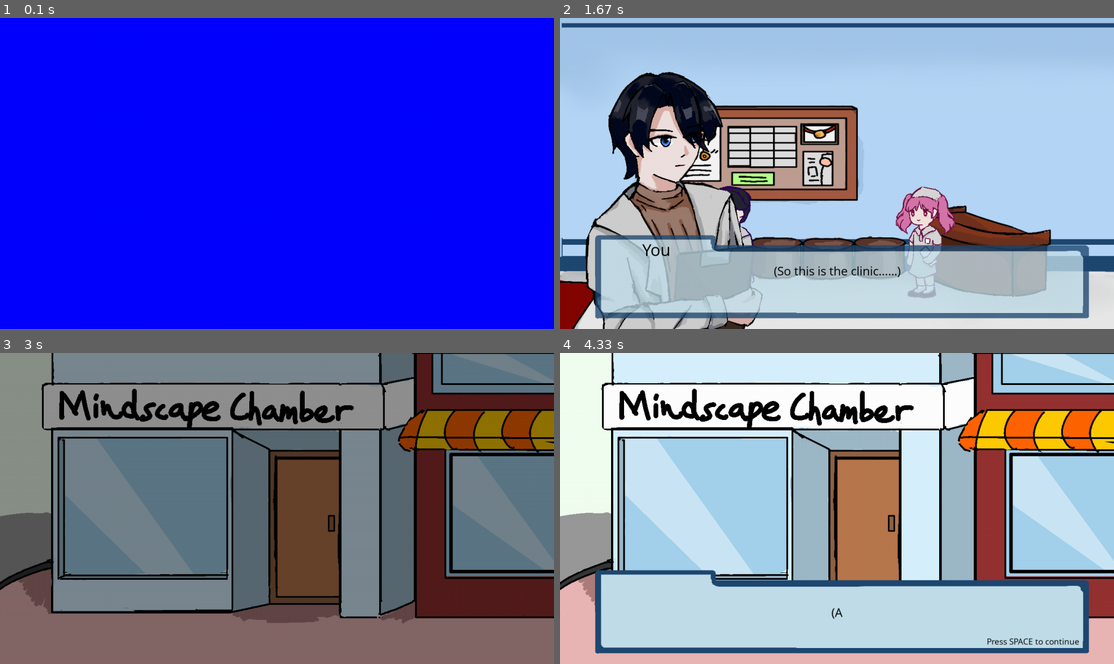
Above: before the commit, frames 1-4 (two rows, left to right).
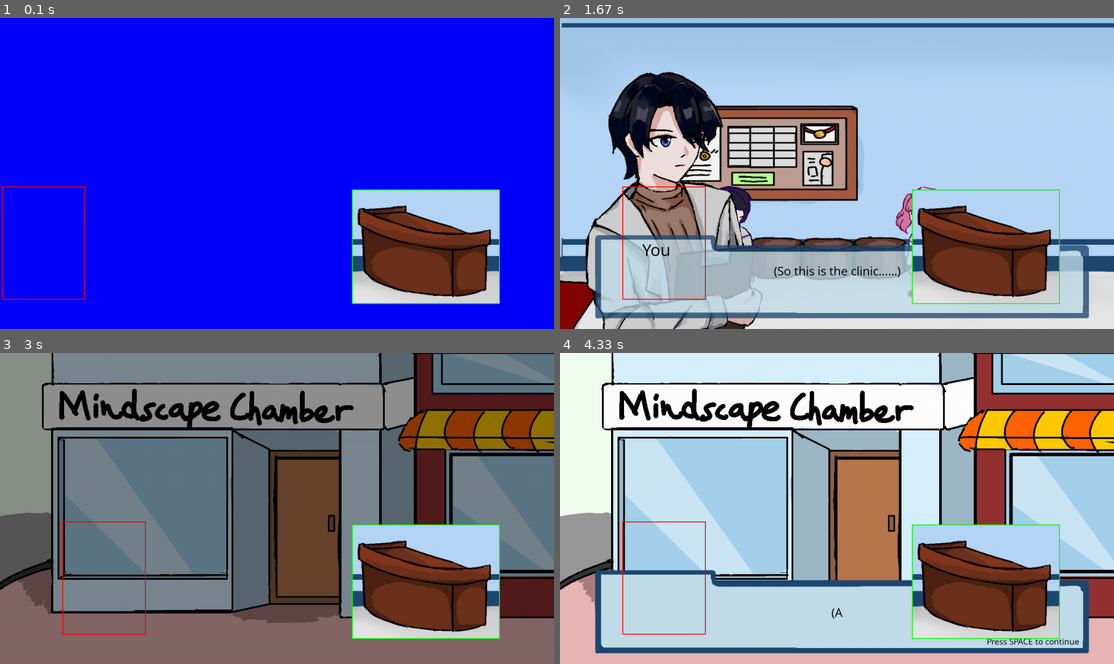
Above: after the commit, the same moments.

Repository: JoyYU271/2510-CSP1123-3-09
Game: pygame game, started from Intro1.py
Two runs of this game, one before a commit and one after it. Both use one fixed random seed, a clock stepped at 60 frames per second and the inputs below.
Inputs:
- Up to frame 1 (0.1 s): no input
- Up to frame 2 (1.67 s): tap L at 0.33 s; hold Q 0.67-1.13 s; hold D 0.67-1.13 s; tap Space at 1.17, 1.5 s
- Up to frame 3 (3 s): tap Space at 1.83 s; tap T at 2.17 s; tap I at 2.5 s
- Up to frame 4 (4.33 s): tap Space at 3.33, 3.73, 4.03, 4.23 s; hold D 3.67-4.13 s; hold A from 4.17 s (still down)

The runs differ from the first frame. In frame 1, 10% of the frame differs, in the area x 0-91%, y 54-93%; in frame 2, 5.8%; in frame 3, 9.5%; in frame 4, 8.3%.

Commit message:
Interactions work, now UI

Diff:
--- a/Intro1.py
+++ b/Intro1.py
@@ -643,11 +643,23 @@
         self.offset.x = self.camera_rect.left - self.camera_borders['left']
         self.offset.y = self.camera_rect.top - self.camera_borders['top']
 
+        #camera speed
+        self.keyboard_speed = 5
+
          # Clamp offset to world bounds
         self.offset.x = max(0, min(self.offset.x, world_width - self.display_surface.get_width()))
         self.offset.y = max(0, min(self.offset.y, world_height - self.display_surface.get_height()))
 
+    def keyboard_control(self):
+        keys = pygame.key.get_pressed()
+        if keys[pygame.K_a]:
+            self.offset.x -= self.keyboard_speed
+        if keys[pygame.K_d]:
+            self.offset.x += self.keyboard_speed
+
     def custom_draw(self,player):
+
+        #self.keyboard_control() to manually move camera, can be for animation?
 
         #self.center_target_camera(player)
         self.box_target_camera(player)
@@ -675,7 +687,7 @@
         }
 
 class InteractableObject(pygame.sprite.Sprite):
-    def __init__(self, name, rect, dialogue_id, start_node, image_path=None, active=True, text=None):
+    def __init__(self, name, position, dialogue_id, start_node, image_path=None, active=True, text=None):
         super().__init__()
 
         self.name = name
@@ -685,13 +697,24 @@
         self.text = text
 
         self.image = pygame.image.load(image_path).convert_alpha() if image_path else None
-        self.rect = rect
+        self.rect = self.image.get_rect(topleft=position)
         self.flip = False #so CameraGroup won't flip items with player
 
     def draw(self, surface, offset):
         if self.image:
-            offset_rect =self.rect.topleft - offset
+            offset_rect = self.rect.move(-offset[0], -offset[1])
             surface.blit(self.image, offset_rect)
+
+            pygame.draw.rect(surface, (0, 255, 0), offset_rect, 2)
+
+            padded_rect = player.rect.inflate(10,10)
+            near_obj = check_object_interaction(padded_rect, interactable_objects)
+            if near_obj:
+                font = pygame.font.Font(None, 24)
+                text = font.render("Press Q to interact", True, (0, 0, 0), (255, 255, 255))
+                for obj in near_obj:
+                    screen_pos = obj.rect.move(-offset[0], -offset[1])
+                    surface.blit(text, (screen_pos.centerx - text.get_width() // 2, screen_pos.top - 20))
 
     # def interaction(self):
     #     if self.dialogue_id:
@@ -706,7 +729,6 @@
 for obj_id, obj_info in object_data.items():
     name=obj_info["name"]
     pos = obj_info["position"]
-    size = obj_info["size"]
     image = obj_info.get("image")
     image_path_str=image_path.get(image, None)
     dialogue_id=obj_info["dialogue_id"]
@@ -714,9 +736,7 @@
     active=obj_info.get("active", True)
     text = obj_info.get("text")
 
-    rect = pygame.Rect(pos[0], pos[1], size[0], size[1])
-
-    obj = InteractableObject(name, rect, dialogue_id, start_node, image_path=image_path_str, active=active, text=text)
+    obj = InteractableObject(name, pos, dialogue_id, start_node, image_path=image_path_str, active=active, text=text)
     camera_group.add(obj)
     interactable_objects.append(obj)
 
@@ -777,8 +797,8 @@
 
                 if event.type == pygame.KEYDOWN and event.key == pygame.K_q:
                     interacted_obj = check_object_interaction(player.rect, interactable_objects)
-                    if interacted_obj:
-                        print(f"Interacted with {interacted_obj[1].name}")
+                    for obj in interacted_obj:
+                        print(f"Interacted with {obj.name}")
 
             if currentState == 'level':
                 dean = next(npc for npc in self.npc_manager.npcs if npc.name == "Dean")
@@ -787,13 +807,19 @@
             else:
                 self.states[currentState].run()
 
-            padded_rect = player.rect.inflate(10,10)
-            near_obj = check_object_interaction(padded_rect, interactable_objects)
-            if near_obj:
-                font = pygame.font.Font(None, 24)
-                text = font.render("Press Q to interact", True, (0, 0, 0))
-                self.screen.blit(text, (player.rect.x, player.rect.y - 30))
-
+            # padded_rect = player.rect.inflate(10,10)
+            # near_obj = check_object_interaction(padded_rect, interactable_objects)
+            # if near_obj:
+            #     font = pygame.font.Font(None, 24)
+            #     text = font.render("Press Q to interact", True, (0, 0, 0))
+            #     for obj in near_obj:
+            #         self.screen.blit(text, (obj.rect.centerx - text.get_width() // 2, obj.rect.top - 20))
+
+            for obj in interactable_objects:
+                obj.draw(self.screen, camera_group.offset)
+
+            screen_pos = player.rect.move(-camera_group.offset.x, -camera_group.offset.y)
+            pygame.draw.rect(self.screen, (255, 0, 0), screen_pos, 2)  # red box = player
 
             pygame.display.update()
             self.clock.tick(FPS)
--- a/objects.json
+++ b/objects.json
@@ -2,7 +2,6 @@
   "table01": {
     "name": "Recp. Table",
     "position": [813, 397],
-    "size": [64, 64],
     "image": "Table",
     "dialogue_id": "table_dialogue",
     "start_node": "start",
@@ -11,8 +10,7 @@
 
   "door01":{
     "name": "Player's room",
-    "position": [1370, 263],
-    "size": [64, 64],
+    "position": [1389, 263],
     "image": "Door01",
     "dialogue_id": "door01_dialogue",
     "start_node": "start",
